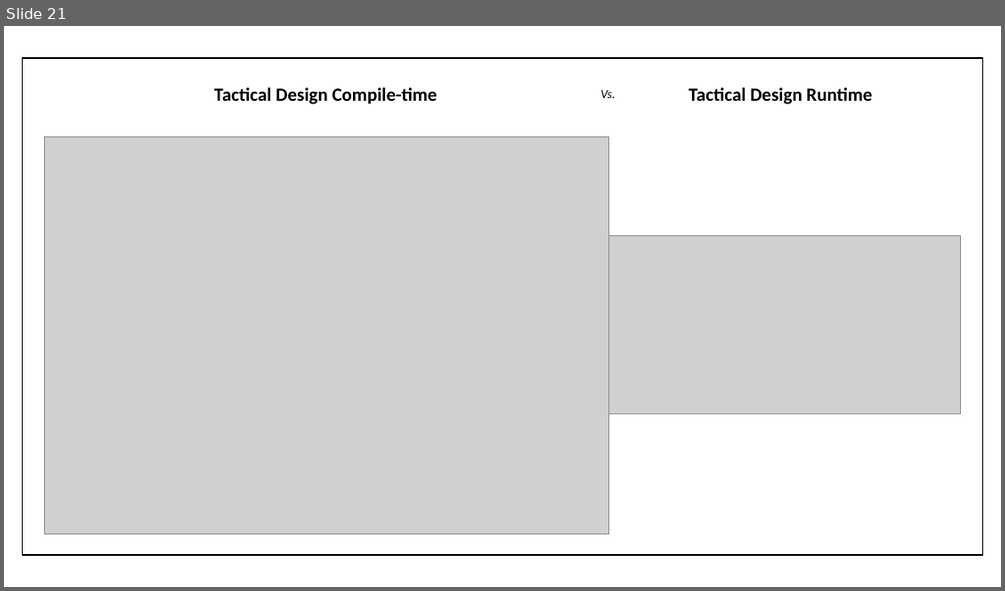
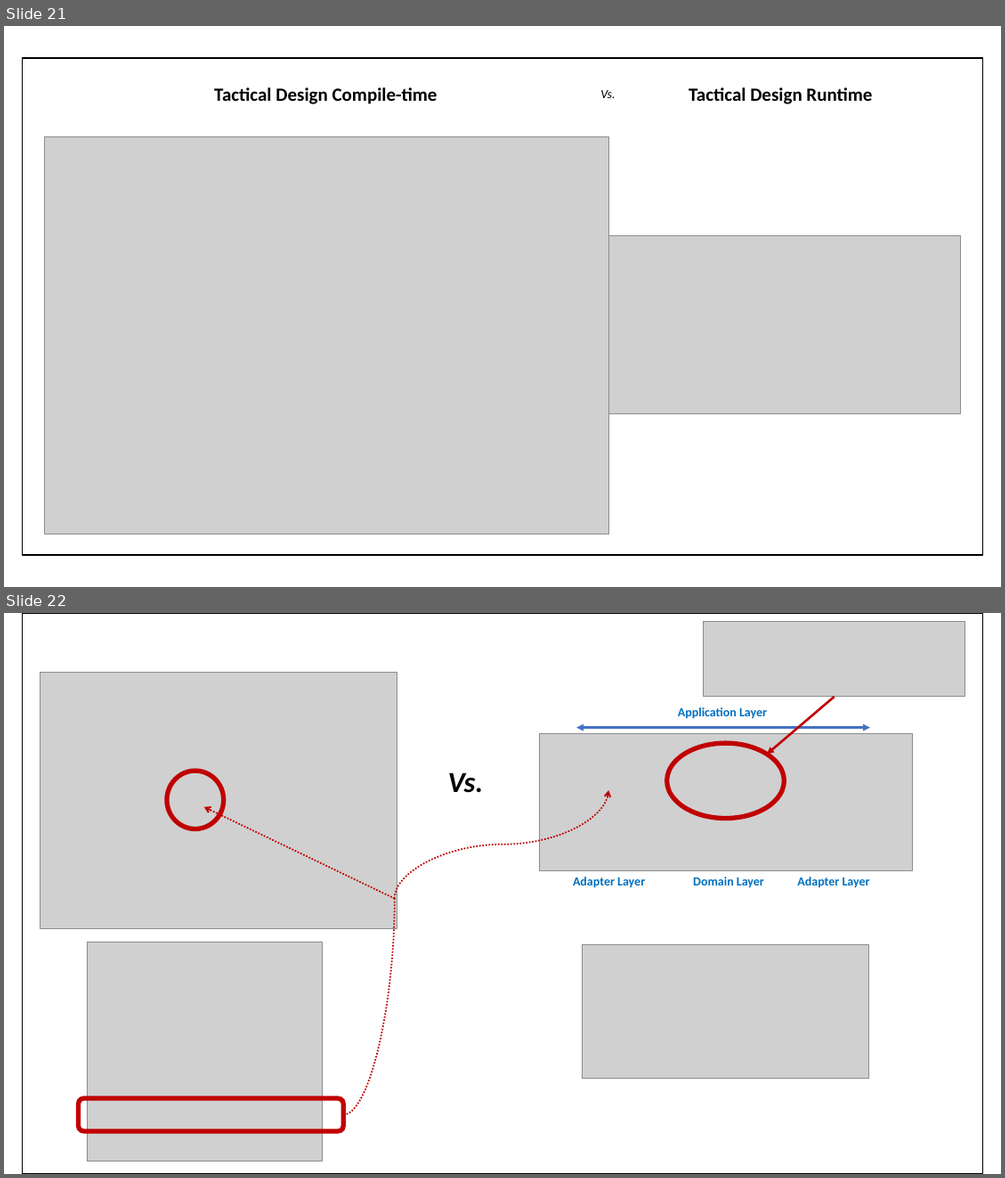
Before and after one commit to hhko/beyondcode, a slide deck: README.pptx. Shown one above the other, each under a label of ours: slide 21 before the commit, slides 21 and 22 after it. The pictures are 1005x591 and 1005x1178 pixels, drawn with LibreOffice and Linux fonts; fonts in the diff are those of the drawing; grey boxes stand for pictures. Boxes give left, top, right and bottom in pixels: in the first picture for what was removed or moved away, otherwise in the second. Text is boxed around its words. In the diff, an @@ line names an element or a change of style, - is before the commit and + after.

```diff
--- a/README.pptx
+++ b/README.pptx
@@ slide 22 added at (4, 613, 1001, 1174), background #FFFFFF @@
@@ group added at (22, 613, 982, 1174): 5 pictures, 5 texts, 2 ellipses, 2 arrows, 1 rounded rectangle, 1 curved line, 1 curved arrow, 1 double arrow, 1 rectangle @@
+Vs.
+Application Layer
+Domain Layer
+Adapter Layer
+Adapter Layer
```
Also in this commit, not shown: 1 slide changed, 1 other slide added, 1 slide removed, 1 other file.
